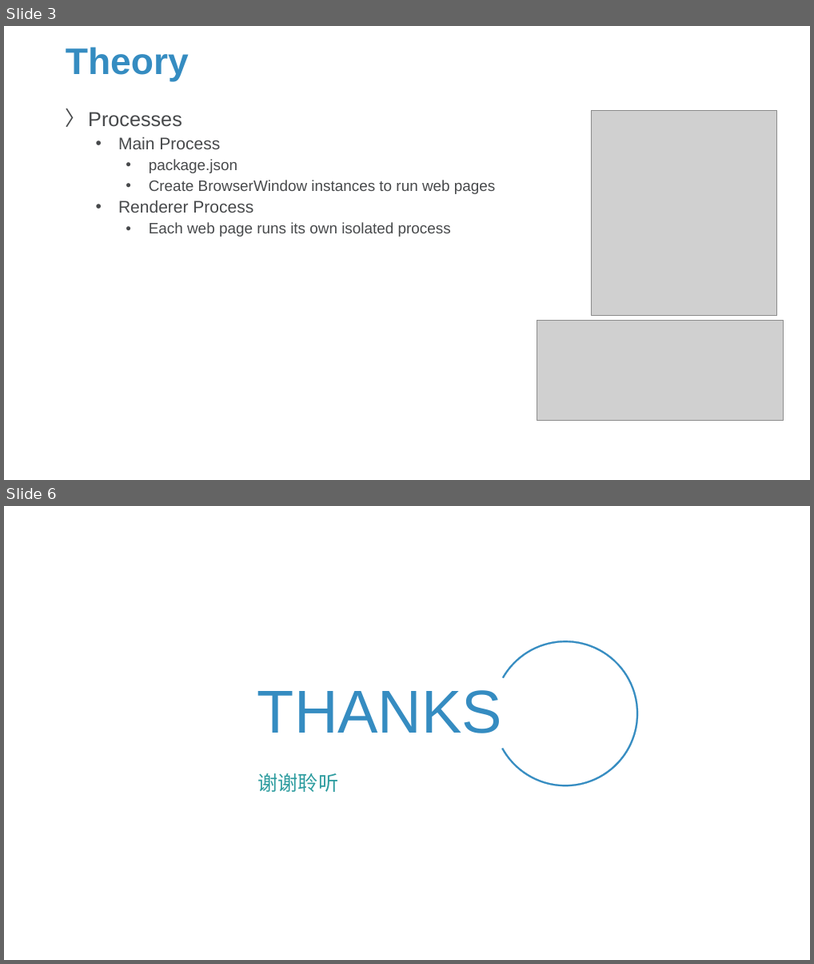
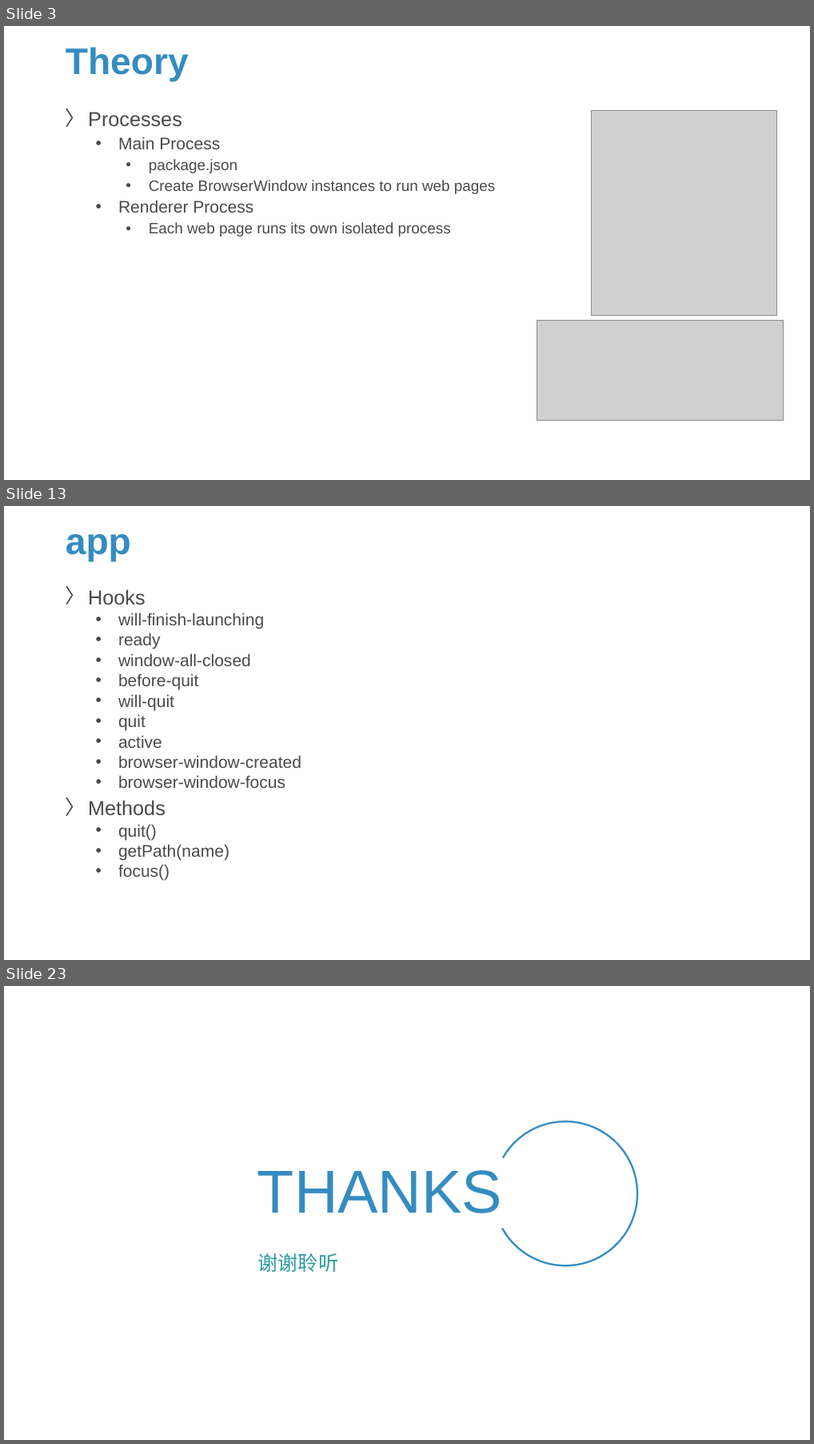
Before and after one commit to Sparks-Lu/TechNotes, a slide deck: Web/Electron-Notes.pptx. Shown one above the other, each under a label of ours: slides 3 and 6 before the commit, slides 3, 13 and 23 after it; the slides between them are not shown. The pictures are 814x964 and 814x1444 pixels, drawn with LibreOffice and Linux fonts; fonts in the diff are those of the drawing; grey boxes stand for pictures; background and template pictures are left out. Boxes give left, top, right and bottom in pixels: in the first picture for what was removed or moved away, otherwise in the second. Text is boxed around its words. In the diff, an @@ line names an element or a change of style, - is before the commit and + after.

```diff
--- a/Web/Electron-Notes.pptx
+++ b/Web/Electron-Notes.pptx
@@ slide 13 added at bbox=[4, 506, 810, 960], background picture (left out) @@
@@ title added at bbox=[66, 534, 131, 562], 44 pt, text #358CC1, bold @@
+app
@@ text added at bbox=[88, 589, 302, 880], 20 pt, text #47494B @@
+〉 Hooks
+  • will-finish-launching
+  • ready
+  • window-all-closed
+  • before-quit
+  • will-quit
+  • quit
+  • active
+  • browser-window-created
+  • browser-window-focus
+〉 Methods
+  • quit()
+  • getPath(name)
+  • focus()
@@ what was slide 6 is now slide 23 @@
```
Also in this commit, not shown: 4 slides changed, 16 other slides added, 11 other files.
